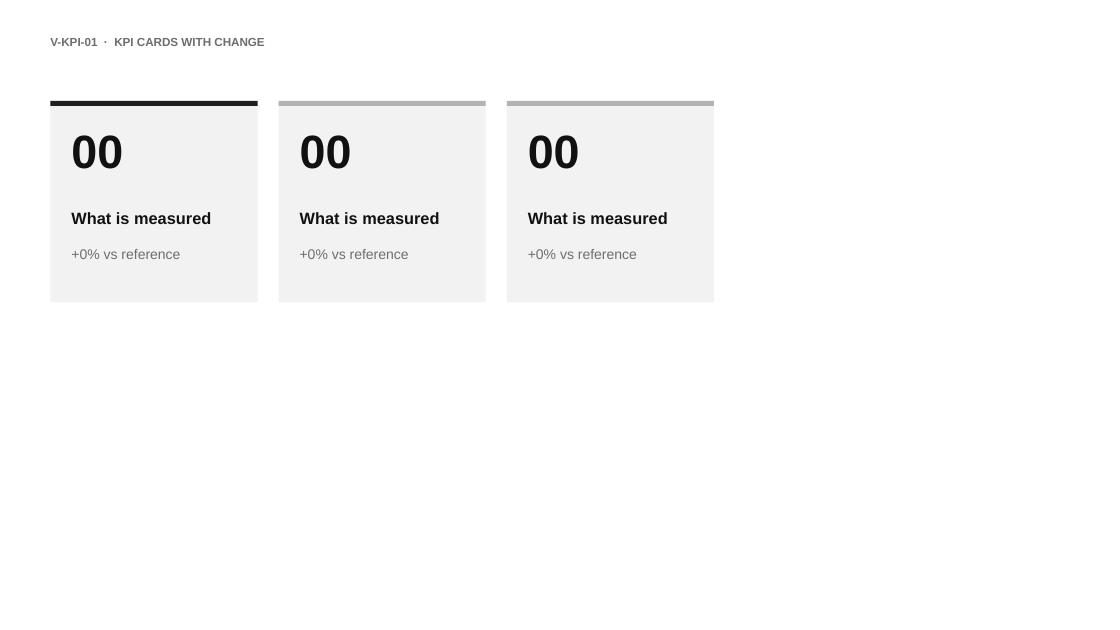
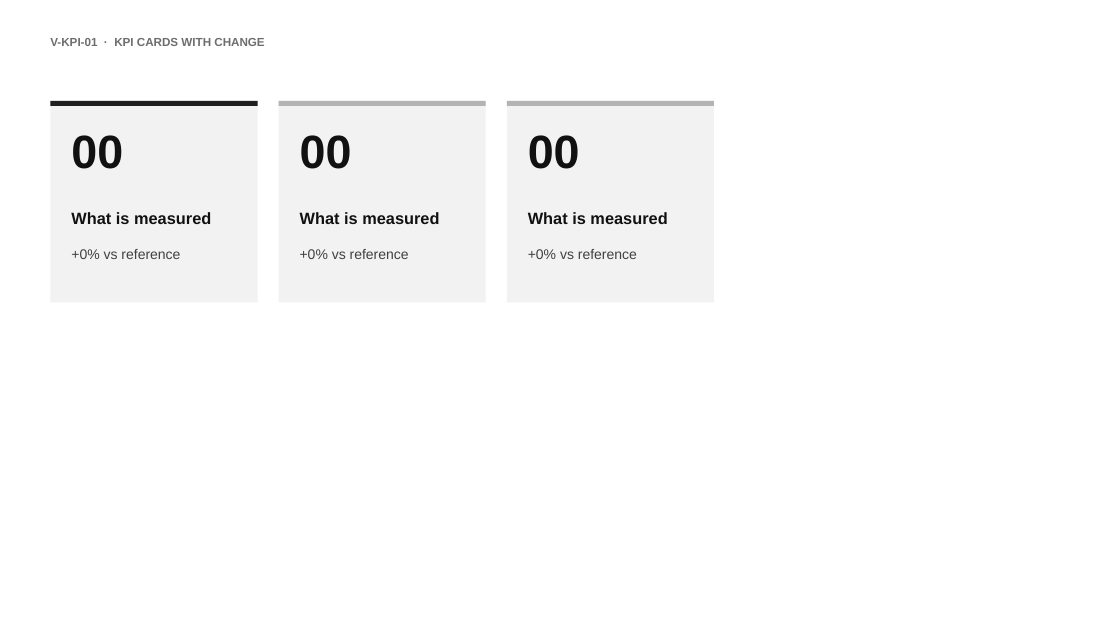
Before and after one commit to MaximeRumpler/Make_Clean_PPTX, a slide deck: slide 24 of skills/make-clean-pptx/assets/visuals.pptx. Drawn at 1120x630 pixels with LibreOffice and Linux fonts; fonts in the diff are those of the drawing. Boxes give left, top, right and bottom in pixels: in the first picture for what was removed or moved away, otherwise in the second. Text is boxed around its words. In the diff, an @@ line names an element or a change of style, - is before the commit and + after.

```diff
--- a/skills/make-clean-pptx/assets/visuals.pptx
+++ b/skills/make-clean-pptx/assets/visuals.pptx
@@ text colour #6E6E6E to #404040 in 3 elements at [71, 249, 180, 259], [300, 249, 409, 259], [528, 249, 637, 259] @@
```
Also in this commit, not shown: 9 other files.
